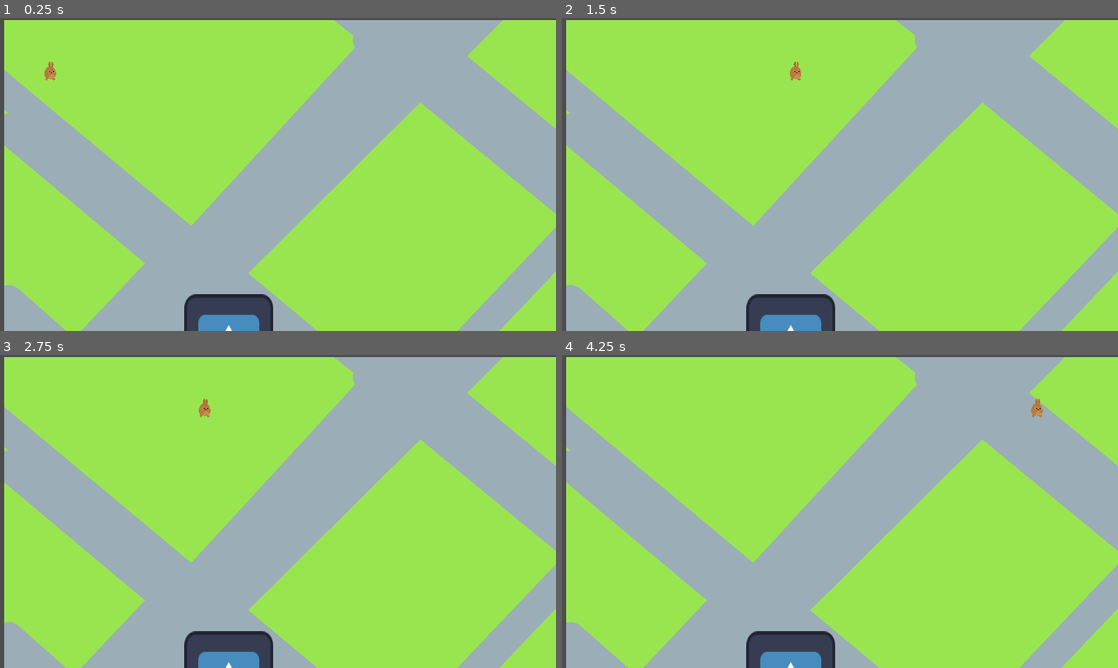
Above: before the commit, frames 1-4 (two rows, left to right).
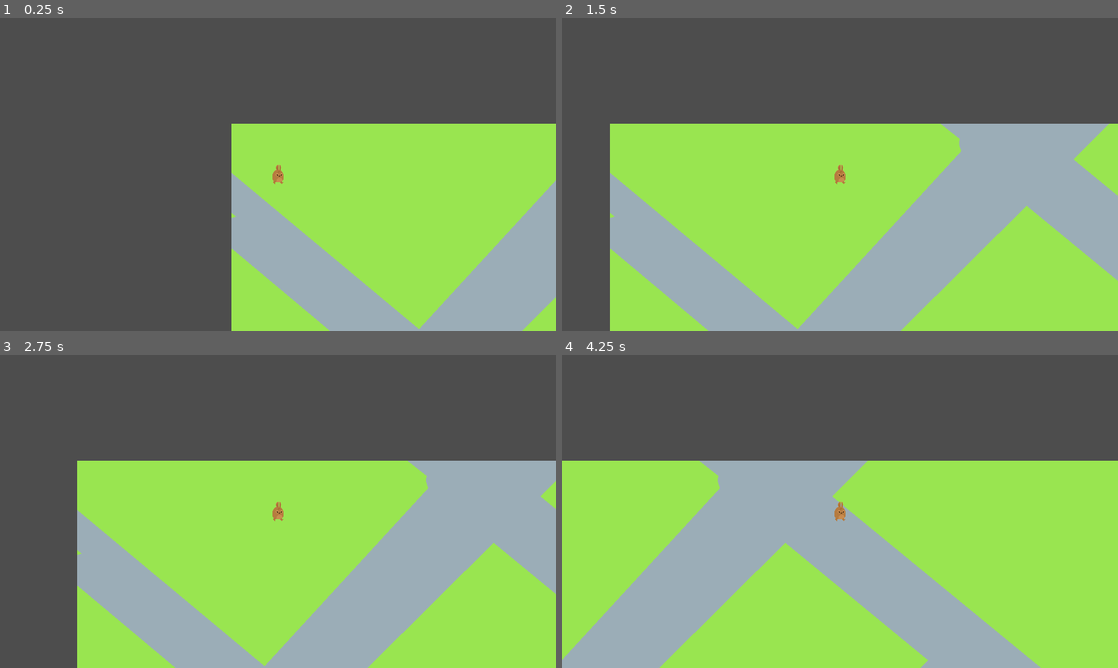
Above: after the commit, the same moments.

Repository: Akecza/BrainDrain
Game: Godot game, scene res://scenes/game.tscn
The game is run twice, just before and just after one commit, with the same random seed, the same clock (stepped at 60 frames per second) and the same inputs. The engine's default icon, where the game draws it, is replaced by a stand-in: a white triangle on a blue panel in a dark square.
Inputs:
- Up to frame 1 (0.25 s): no input
- Up to frame 2 (1.5 s): tap Enter (ui_accept) at 0.5, 0.77 s; hold Right (ui_right) from 0.53 s (still down)
- Up to frame 3 (2.75 s): tap Enter (ui_accept) at 1.52 s; release Right (ui_right) at 2.03 s; hold Left (ui_left) from 2.03 s (still down)
- Up to frame 4 (4.25 s): release Left (ui_left) at 2.78 s; hold Right (ui_right) from 2.78 s (still down); tap Enter (ui_accept) at 3.02, 3.77 s; tap Space (skill1, bound only after the commit) at 4.15 s

The runs differ from the first frame. In frame 1, 77% of the frame differs, in the area x 0-100%, y 0-100%; in frame 2, 75%; in frame 3, 73%; in frame 4, 68%.

Commit message:
camera

Diff:
--- a/project.godot
+++ b/project.godot
@@ -45,6 +45,11 @@
 , Object(InputEventKey,"resource_local_to_scene":false,"resource_name":"","device":-1,"window_id":0,"alt_pressed":false,"shift_pressed":false,"ctrl_pressed":false,"meta_pressed":false,"pressed":false,"keycode":0,"physical_keycode":4194322,"key_label":0,"unicode":0,"echo":false,"script":null)
 ]
 }
+skill1={
+"deadzone": 0.5,
+"events": [Object(InputEventKey,"resource_local_to_scene":false,"resource_name":"","device":-1,"window_id":0,"alt_pressed":false,"shift_pressed":false,"ctrl_pressed":false,"meta_pressed":false,"pressed":false,"keycode":0,"physical_keycode":32,"key_label":0,"unicode":32,"echo":false,"script":null)
+]
+}
 
 [rendering]
 
--- a/scenes/player.gd
+++ b/scenes/player.gd
@@ -1,8 +1,10 @@
 extends Node2D
 @export var speed = 400 # How fast the player will move (pixels/sec).
 var screen_size # Size of the game window.
+var skill_on_cooldown = false
 
-# Called when the node enters the scene tree for the first time.
+
+
 func _ready():
 	screen_size = get_viewport_rect().size
 
@@ -18,6 +20,8 @@
 		velocity.y += 1
 	if Input.is_action_pressed("walk_up"):
 		velocity.y -= 1
+	if Input.is_action_pressed("skill1"):
+		skill_honk()
 
 	if velocity.length() > 0:
 		velocity = velocity.normalized() * speed
@@ -26,3 +30,14 @@
 		$AnimatedSprite2D.stop()
 	position += velocity * delta
 	position = position.clamp(Vector2.ZERO, screen_size)
+
+func skill_honk():
+	if(not skill_on_cooldown):
+		pass
+
+func _on_skill_cooldown_timeout():
+	pass # Replace with function body.
+
+
+func _on_skill_duration_timeout():
+	pass # Replace with function body.
--- a/scenes/player.tscn
+++ b/scenes/player.tscn
@@ -34,7 +34,7 @@
 [sub_resource type="CircleShape2D" id="CircleShape2D_5c1sj"]
 radius = 85.5862
 
-[node name="Player" type="Node2D"]
+[node name="Player" type="Area2D"]
 script = ExtResource("1_bpioq")
 metadata/_edit_group_ = true
 
@@ -50,3 +50,15 @@
 light_mask = 0
 shape = SubResource("CircleShape2D_5c1sj")
 disabled = true
+
+[node name="SkillDuration" type="Timer" parent="."]
+one_shot = true
+
+[node name="SkillCooldown" type="Timer" parent="."]
+wait_time = 5.0
+one_shot = true
+
+[node name="Camera2D" type="Camera2D" parent="."]
+
+[connection signal="timeout" from="SkillDuration" to="." method="_on_skill_duration_timeout"]
+[connection signal="timeout" from="SkillCooldown" to="." method="_on_skill_cooldown_timeout"]
